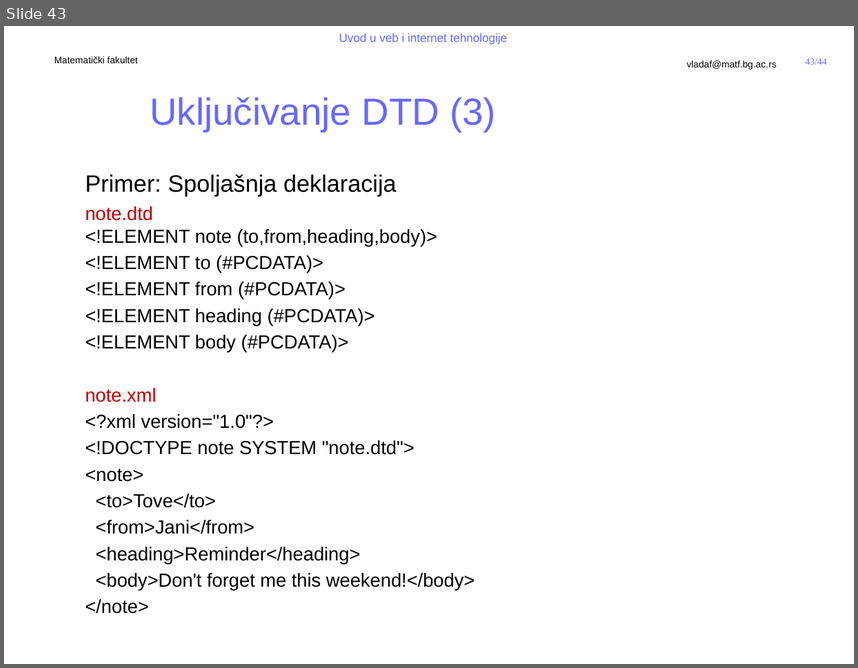
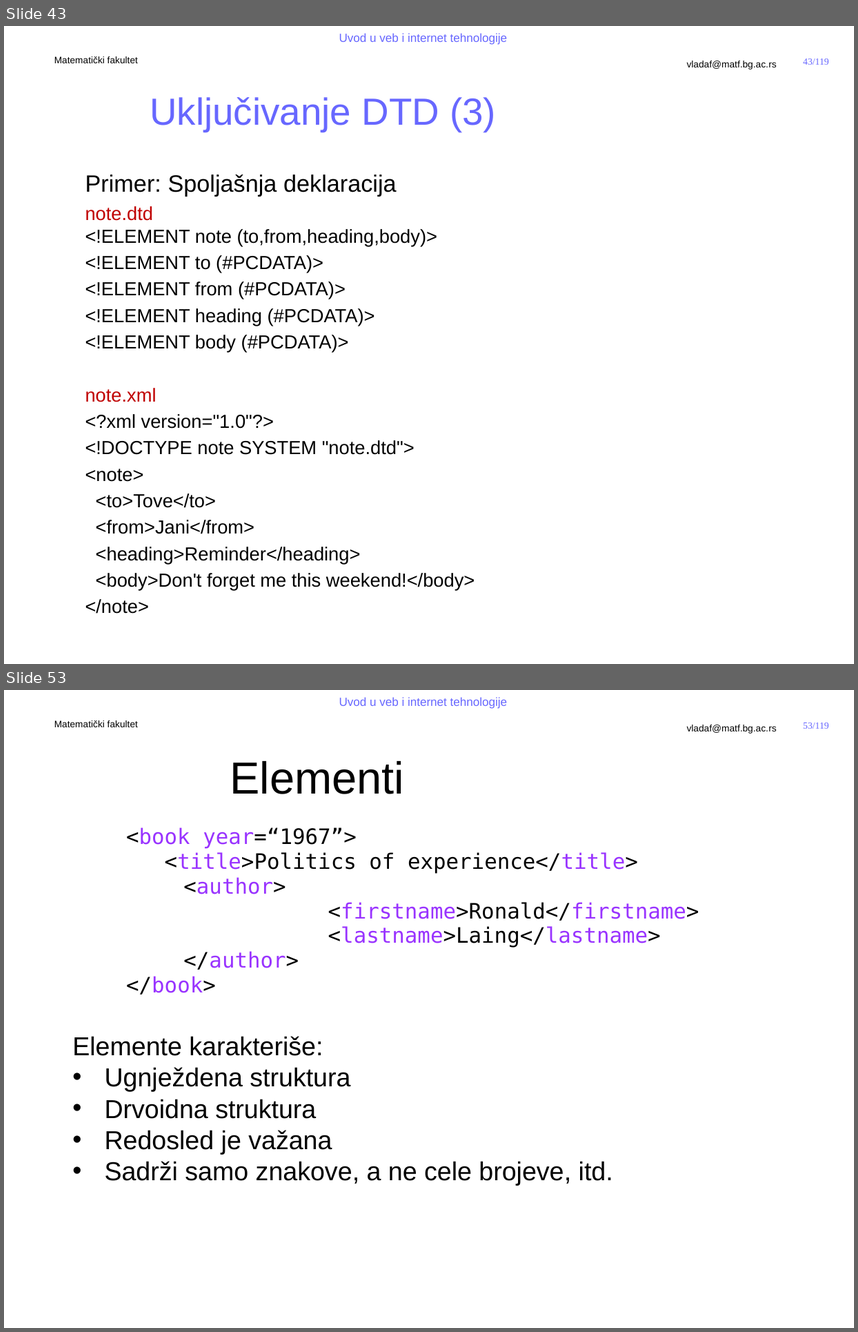
Before and after one commit to MatfUVIT/info, a slide deck: predavanja/prezentacije/UVIT02-01-Jezici za obelezavanje.pptx. Shown one above the other, each under a label of ours: slide 43 before the commit, slides 43 and 53 after it; the slides between them are not shown. The pictures are 858x668 and 858x1332 pixels, drawn with LibreOffice and Linux fonts; fonts in the diff are those of the drawing; background and template pictures are left out. Boxes give left, top, right and bottom in pixels: in the first picture for what was removed or moved away, otherwise in the second. Text is boxed around its words. In the diff, an @@ line names an element or a change of style, - is before the commit and + after.

```diff
--- a/predavanja/prezentacije/UVIT02-01-Jezici za obelezavanje.pptx
+++ b/predavanja/prezentacije/UVIT02-01-Jezici za obelezavanje.pptx
@@ slide 53 added at [4,690,854,1328], background #FFFFFF; not listed: 5 template elements that a slide beside it also shows @@
@@ title added at [230,761,404,794], 38 pt, text #000000 @@
+Elementi
@@ text added at [126,827,700,994], 18 pt, text #9933FF @@
+<book year=“1967”>
+<title>Politics of experience</title>
+<author>
+<firstname>Ronald</firstname>
+<lastname>Laing</lastname>
+</author>
+</book>
@@ text added at [72,1036,613,1185], 22 pt, text #000000 @@
+Elemente karakteriše:
+• Ugnježdena struktura
+• Drvoidna struktura
+• Redosled je važana
+• Sadrži samo znakove, a ne cele brojeve, itd.
@@ page number at [803,58,829,65]: text changed @@
-43/44
+43/119
```
Also in this commit, not shown: 2 slides changed, 74 other slides added, 2 other files.
